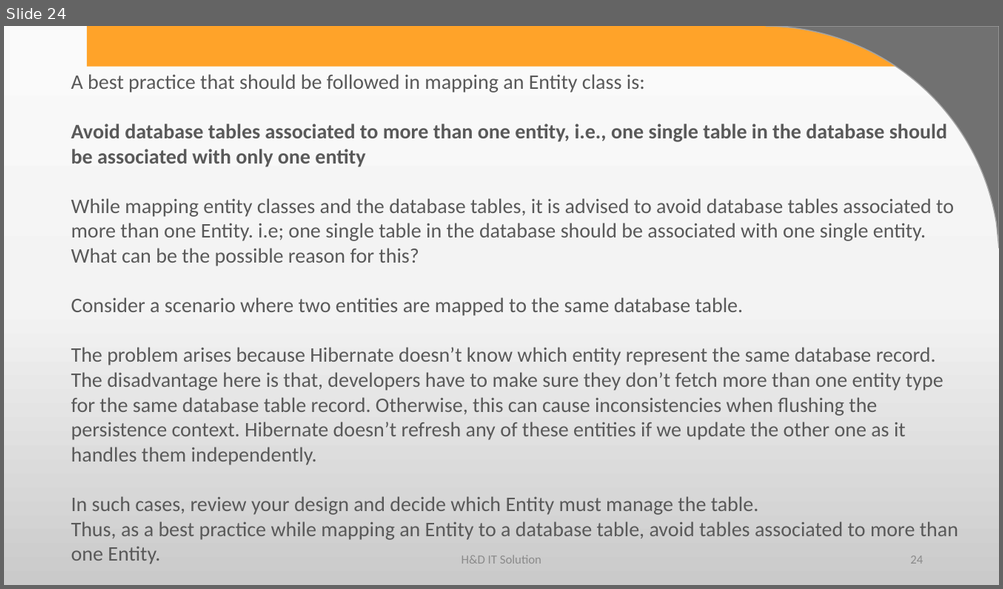
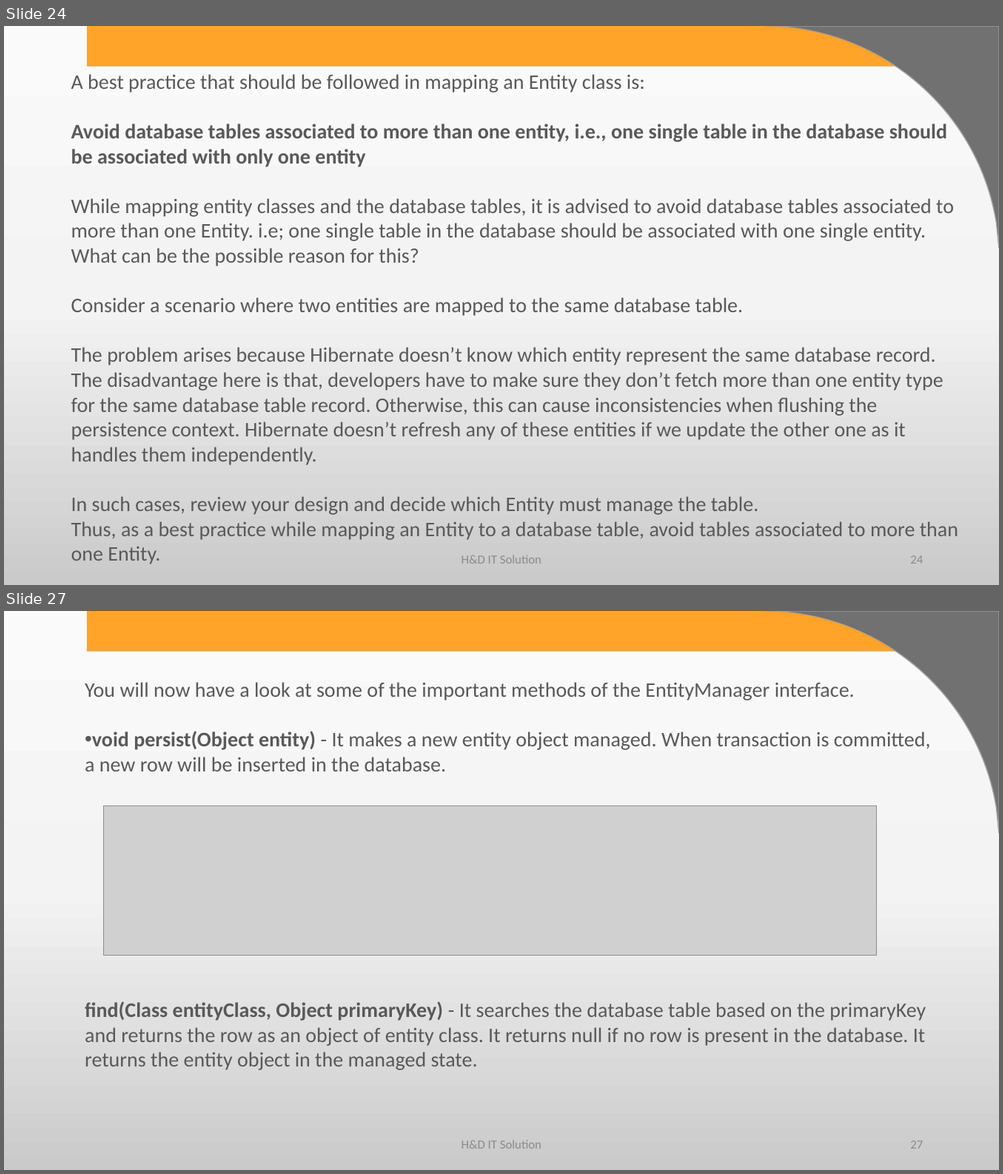
Before and after one commit to harshadasawant/spring_boot1, a slide deck: infinite/src/main/ppt/Persistence Layer using Spring Boot.pptx. Shown one above the other, each under a label of ours: slide 24 before the commit, slides 24 and 27 after it; the slides between them are not shown. The pictures are 1003x589 and 1003x1174 pixels, drawn with LibreOffice and Linux fonts; fonts in the diff are those of the drawing; grey boxes stand for pictures; background and template pictures are left out. Boxes give left, top, right and bottom in pixels: in the first picture for what was removed or moved away, otherwise in the second. Text is boxed around its words. In the diff, an @@ line names an element or a change of style, - is before the commit and + after.

```diff
--- a/infinite/src/main/ppt/Persistence Layer using Spring Boot.pptx
+++ b/infinite/src/main/ppt/Persistence Layer using Spring Boot.pptx
@@ slide 27 added at box(4, 611, 999, 1170), background gradient #FBFBFB to #F4F4F4 to #CBCBCB; not listed: 2 template elements that a slide beside it also shows @@
@@ text added at box(85, 682, 930, 772), 20 pt, text #595959 @@
+You will now have a look at some of the important methods of the EntityManager interface.
+• void persist(Object entity) - It makes a new entity object managed. When transaction is committed, a new row will be inserted in the database.
@@ picture added at box(104, 806, 876, 956) @@
@@ text added at box(85, 1002, 925, 1071), 20 pt, text #595959 @@
+find(Class entityClass, Object primaryKey) - It searches the database table based on the primaryKey and returns the row as an object of entity class. It returns null if no row is present in the database. It returns the entity object in the managed state.
@@ text added at box(461, 1141, 541, 1149), 12 pt, text #8C8C8C @@
+H&D IT Solution
@@ page number added at box(910, 1141, 922, 1149), 12 pt, text #8C8C8C @@
+27
```
Also in this commit, not shown: 22 other slides added, 4 other files.
